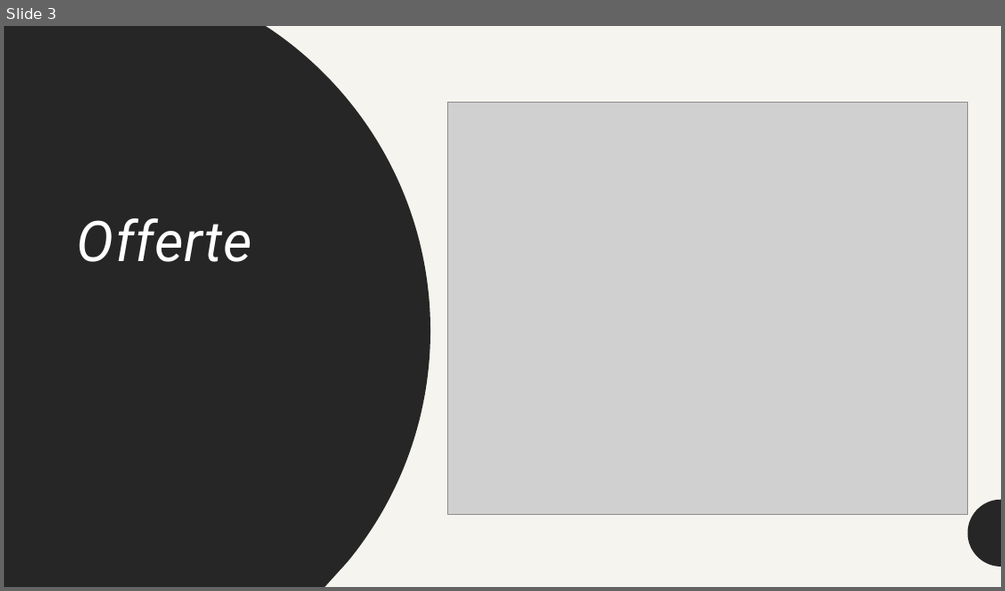
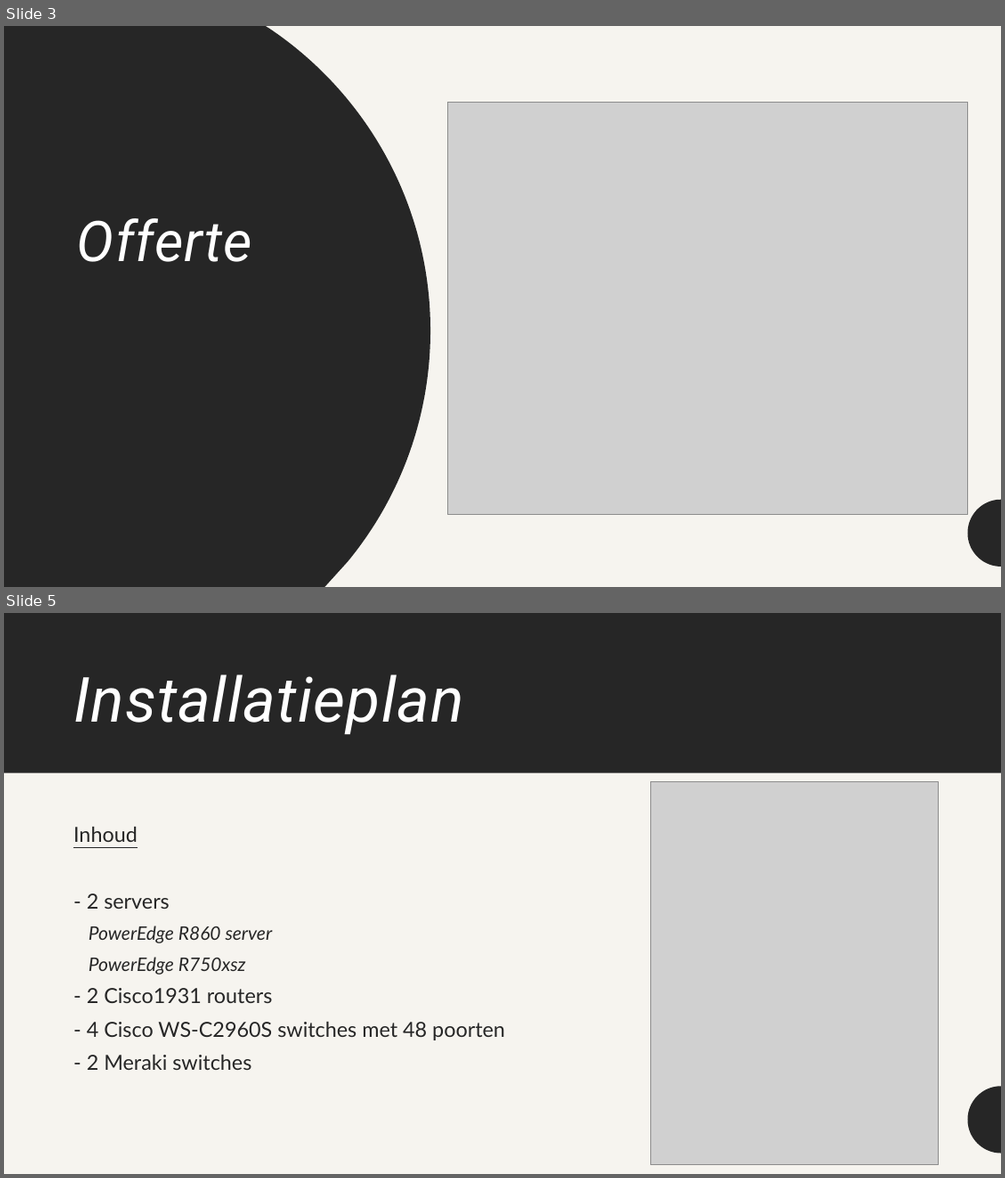
Before and after one commit to BrentDeClercq/sep2324, a slide deck: opdrachten/Offerte/Presentatie.pptx. Shown one above the other, each under a label of ours: slide 3 before the commit, slides 3 and 5 after it; the slides between them are not shown. The pictures are 1005x591 and 1005x1178 pixels, drawn with LibreOffice and Linux fonts; fonts in the diff are those of the drawing; grey boxes stand for pictures. Boxes give left, top, right and bottom in pixels: in the first picture for what was removed or moved away, otherwise in the second. Text is boxed around its words. In the diff, an @@ line names an element or a change of style, - is before the commit and + after.

```diff
--- a/opdrachten/Offerte/Presentatie.pptx
+++ b/opdrachten/Offerte/Presentatie.pptx
@@ slide 5 added at [4, 613, 1001, 1174], background #F6F4EF; not listed: 1 template element that a slide beside it also shows @@
@@ rectangle added at [4, 613, 1001, 1174], fill #F6F4EF @@
@@ rectangle added at [4, 613, 1001, 773], fill #262626 @@
@@ title added at [73, 674, 464, 735], 60 pt, text #FFFFFF, italic @@
+Installatieplan
@@ picture added at [651, 782, 938, 1165] @@
@@ text added at [73, 827, 505, 1070], 20 pt, text #262626 @@
+Inhoud
+- 2 servers
+  PowerEdge R860 server
+  PowerEdge R750xsz
+- 2 Cisco1931 routers
+- 4 Cisco WS-C2960S switches met 48 poorten
+- 2 Meraki switches
@@ freeform shape added at [968, 1086, 1001, 1153], fill #262626 @@
```
Also in this commit, not shown: 1 slide changed.
